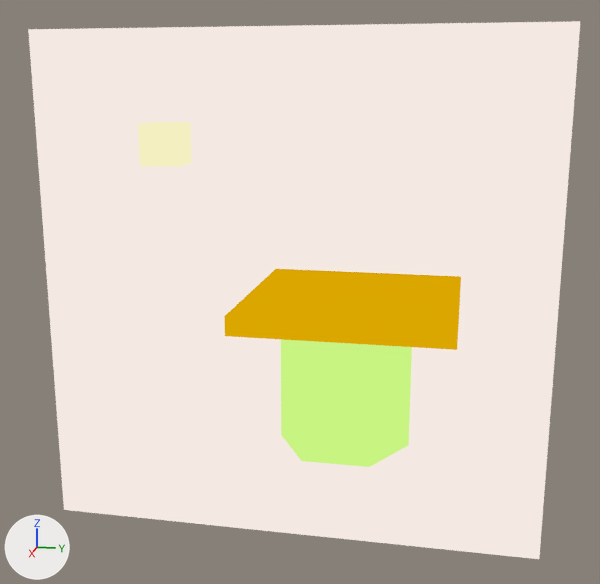
The Blender file exemplocena.blend as it was, and as the next commit left it.
Camera for both pictures: a 50 mm camera at (12.1, 1.97, 3.36) aimed at (0.23, -0.41, 0.39). Every picture has the same lights, and +X, +Y and +Z are marked at lower left.

The older version as bpy lines, for what is in view:
```python
me_cube = bpy.data.meshes.new('Cube')
me_cube.from_pydata(...)  # 193 vertices, 180 faces; spans x -1.0..1.0, y -1.0..1.0, z -1.0..1.0
me_cube.materials.append(mat_vtxcolor)
me_cube_001 = bpy.data.meshes.new('Cube.001')
me_cube_001.from_pydata(...)  # a box spanning x -1.0..1.0, y -1.0..1.0, z -1.0..1.0
me_cube_001.materials.append(mat_vtxcolor)
me_cube_002 = bpy.data.meshes.new('Cube.002')
me_cube_002.from_pydata(...)  # 108 vertices, 106 faces; spans x -1.0..1.0, y -1.0..1.0, z -1.0..1.0
me_cube_002.materials.append(mat_vtxcolor)
me_cylinder = bpy.data.meshes.new('Cylinder')
me_cylinder.from_pydata(...)  # 24 vertices, 20 faces; spans x -0.87..0.87, y -1.0..1.0, z -1.0..1.0
me_cylinder.materials.append(mat_vtxcolor)
ob_cube = bpy.data.objects.new('Cube', me_cube)
ob_cube.location = (0.0, 0.0, 1.0)
ob_cube.scale = (3.0, 3.0, 3.0)
ob_cube_001 = bpy.data.objects.new('Cube.001', me_cube_001)
ob_cube_001.location = (-0.44, -2.7, 2.5)
ob_cube_001.scale = (0.32, 0.32, 0.32)
ob_cube_002 = bpy.data.objects.new('Cube.002', me_cube_002)
ob_cube_002.location = (-0.02, 0.37, 0.19)
ob_cube_002.scale = (-1.57, -1.57, -0.141)
ob_cylinder = bpy.data.objects.new('Cylinder', me_cylinder)
ob_cylinder.location = (0.16, 0.28, -0.97)
```
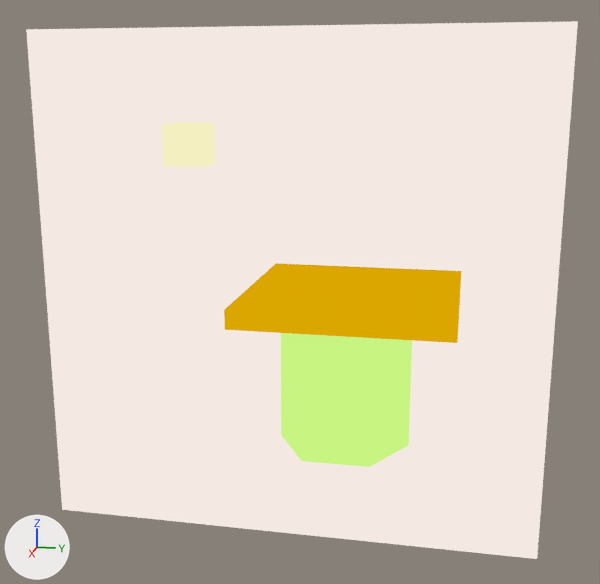
Changed parts and their boxes [x1, y1, x2, y2] in the pictures (600 x 584 px):
'Cube', moved: before [28, 21, 580, 559]; after [26, 21, 578, 559]
'Cube.002', moved: before [224, 269, 461, 350]; after [224, 263, 461, 343]
'Cube.001', moved: before [138, 122, 192, 167]; after [162, 122, 216, 167]

Diff of the bpy script that builds the scene:
```diff
--- a/exemplocena.blend.py
+++ b/exemplocena.blend.py
@@ ob_cube @@
 ob_cube = bpy.data.objects.new('Cube', me_cube)
-ob_cube.location = (0.0, 0.0, 1.0)
+ob_cube.location = (0.0, -0.02, 1.0)
 ob_cube.scale = (3.0, 3.0, 3.0)
@@ ob_cube_001 @@
 ob_cube_001 = bpy.data.objects.new('Cube.001', me_cube_001)
-ob_cube_001.location = (-0.44, -2.7, 2.5)
+ob_cube_001.location = (-0.44, -2.3, 2.5)
 ob_cube_001.scale = (0.32, 0.32, 0.32)
@@ ob_cube_002 @@
 ob_cube_002 = bpy.data.objects.new('Cube.002', me_cube_002)
-ob_cube_002.location = (-0.02, 0.37, 0.19)
+ob_cube_002.location = (-0.02, 0.37, 0.28)
 ob_cube_002.scale = (-1.57, -1.57, -0.141)
```
